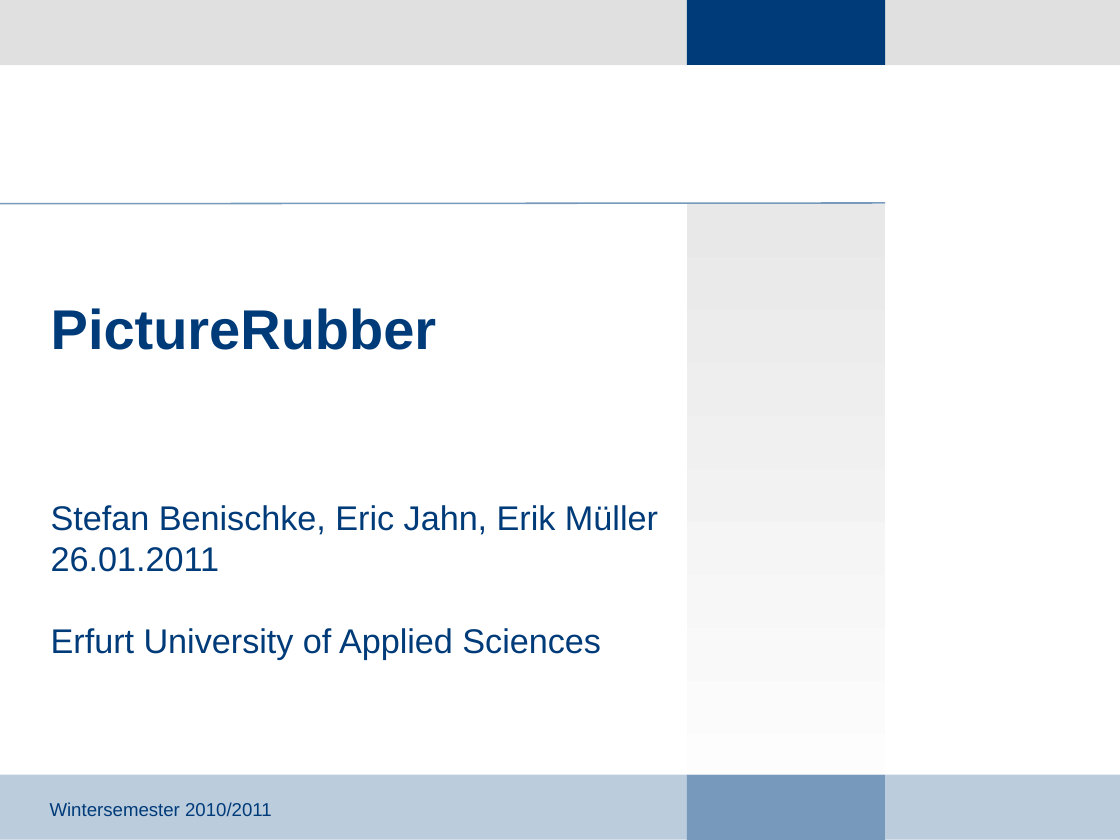
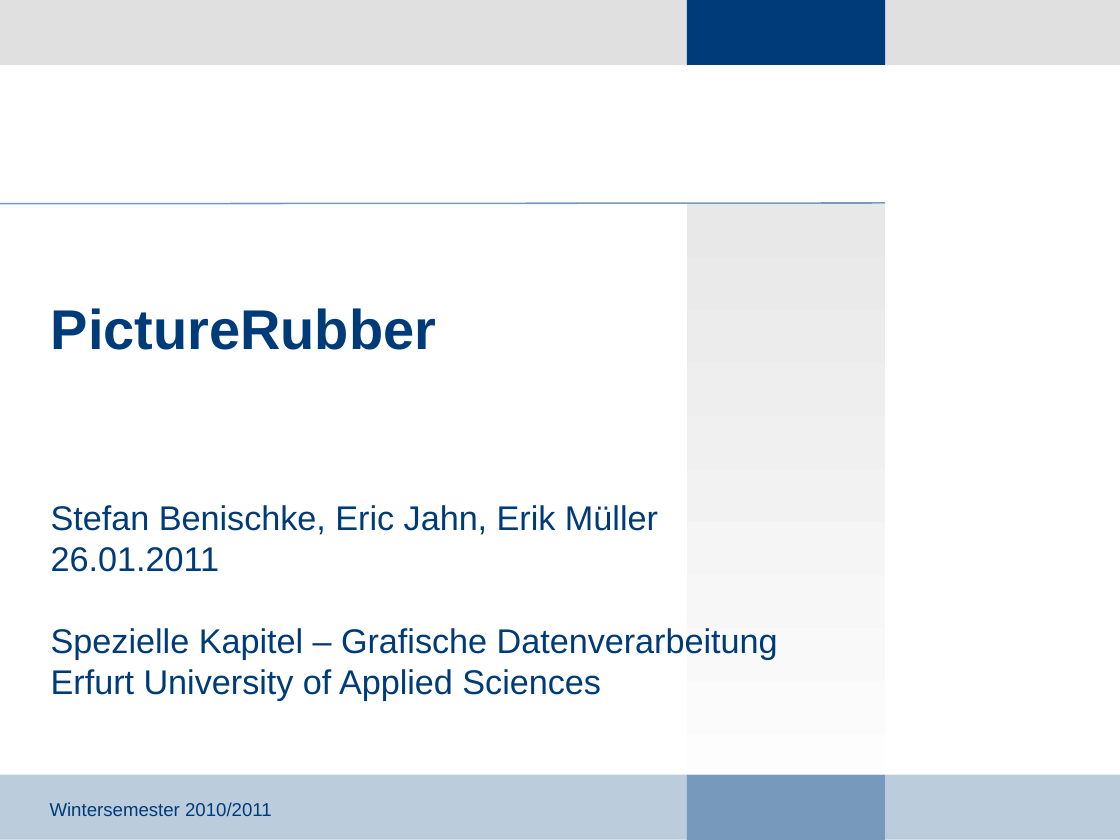
Before and after one commit to giuliarouge/picturerubber, a slide deck: slide 1 of Präsentation.ppt. Drawn at 1120x840 pixels with LibreOffice and Linux fonts; fonts in the diff are those of the drawing; background and template pictures are left out. Boxes give left, top, right and bottom in pixels: in the first picture for what was removed or moved away, otherwise in the second. Text is boxed around its words. In the diff, an @@ line names an element or a change of style, - is before the commit and + after.

```diff
--- a/Präsentation.ppt
+++ b/Präsentation.ppt
@@ subtitle at box(51, 628, 778, 660): paragraph added @@
+Spezielle Kapitel – Grafische Datenverarbeitung
```
Also in this commit, not shown: 11 other files.
